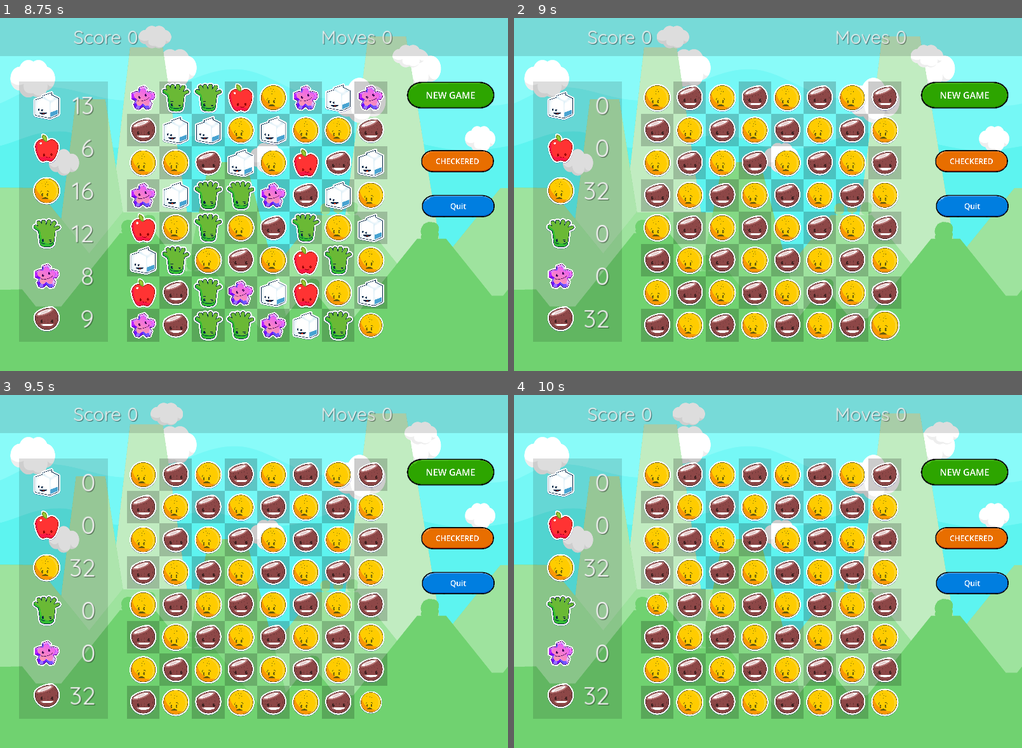
Above: before the commit, frames 1-4 (two rows, left to right).
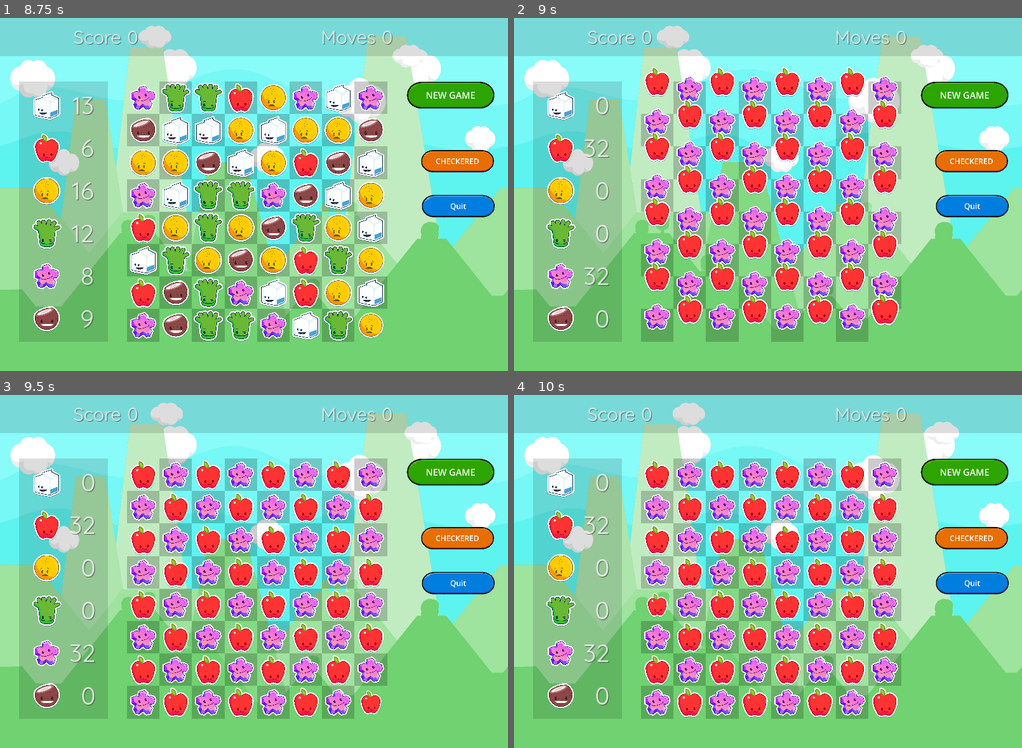
Above: after the commit, the same moments.

Repository: gitbrent/godot-match-3
Game: Godot game, scene res://main.tscn
The game is run twice, just before and just after one commit, with the same random seed, the same clock (stepped at 60 frames per second) and the same inputs.
Inputs (mouse positions are in pixels of both pictures, inside the frame that each line leads up to):
- Up to frame 1 (8.75 s): click (132, 229) at 0.52 s; click "CHECKERED" at 1.25 s; click "NEW GAME" at 2 s; click "NEW GAME" at 2.75 s; click "Food" at 3.5 s; click "Space" at 4.25 s; click "Jungle" at 5 s; click (132, 229) at 5.77 s; click "Food" at 6.5 s; click "Space" at 7.25 s; click "Jungle" at 8 s
- Up to frame 2 (9 s): click "CHECKERED" at 8.75 s
- Up to frame 3 (9.5 s): no input
- Up to frame 4 (10 s): click (646, 606) at 9.52 s

Frame 1 is identical in both runs. In frame 2, 28% of the frame differs, in the area x 13-76%, y 13-92%; in frame 3, 20%; in frame 4, 20%.

Commit message:
updated debug

Diff:
--- a/game_boards/all_common/common_debug.gd
+++ b/game_boards/all_common/common_debug.gd
@@ -81,22 +81,65 @@
 		for j in range(size):
 			var gem = vbox.get_child(j)
 			# Load the appropriate scene based on the checkerboard pattern
-			gem.initialize(Enums.GemColor.PRP, gemDict)
+			gem.replace_gem(Enums.GemColor.BLU)
 			if (i + j) % 2 == 0:
-				gem.initialize(Enums.GemColor.YLW, gemDict)
-				gem.get_child(1).position = Enums.SRPITE_POS
+				gem.replace_gem(Enums.GemColor.ORG)
 
-# space/locked cells
+# GAME-SPECIFIC: Space Level: Locked Cells ====================================
 
 func debug_unlock_cells(hbox:HBoxContainer):
+	# STEP 1: unlock all
 	for vbox in hbox.get_children():
 		if vbox is VBoxContainer:
 			for gem_cell in vbox.get_children():
 				if gem_cell.is_locked:
 					gem_cell.unlock_cell()
 
-	# Lock just one cell, so we can easily test WINNER scneario
-	hbox.get_child(3).get_child(3).lock_cell()
+	# STEP 2: checkerboad
+	debug_make_gem_grid(hbox,Enums.GemDict.SPACE)
+
+	# WIP: DEBUG:
+	hbox.get_child(0).get_child(1).replace_gem(Enums.GemColor.RED)
+	hbox.get_child(2).get_child(1).replace_gem(Enums.GemColor.RED)
+	hbox.get_child(0).get_child(2).lock_cell()
+
+	#hbox.get_child(4).get_child(1).replace_gem(Enums.GemColor.RED)
+	#hbox.get_child(6).get_child(1).replace_gem(Enums.GemColor.RED)
+	#hbox.get_child(5).get_child(1).replace_gem(Enums.GemColor.BLU)
+	#hbox.get_child(5).get_child(2).replace_gem(Enums.GemColor.ORG)
+	#hbox.get_child(4).get_child(2).lock_cell()
+
+	# Lock btm-right to prevent game from insta-ending when we unlock above
+	hbox.get_child(7).get_child(7).lock_cell()
+	return
+
+	# STEP 3: Set up horizontal test scenario
+	var horizontal_test_positions = [
+		Vector2(1, 2), # Locked red gem
+		Vector2(2, 2), # Locked red gem
+		Vector2(3, 2)  # Unlocked red gem
+	]
+	for pos in horizontal_test_positions:
+		var gem_cell = hbox.get_child(pos.x).get_child(pos.y)
+		if pos == horizontal_test_positions[2]: # Unlock the third cell for horizontal match
+			gem_cell.unlock_cell()
+		else:
+			gem_cell.lock_cell()
+		#gem_cell.replace_gem(Enums.GemColor.RED)
+
+	# STEP 4: Set up vertical test scenario
+	var vertical_test_positions = [
+		Vector2(5, 2), # Locked red gem
+		Vector2(5, 3), # Locked red gem
+		Vector2(5, 4)  # Unlocked red gem
+	]
+	for pos in vertical_test_positions:
+		var gem_cell = hbox.get_child(pos.x).get_child(pos.y)
+		if pos == vertical_test_positions[2]: # Unlock the third cell for vertical match
+			gem_cell.unlock_cell()
+		else:
+			gem_cell.lock_cell()
+		#gem_cell.replace_gem(Enums.GemColor.RED)
 
 func print_gem_matches(matches):
 	var str_matches = ""
